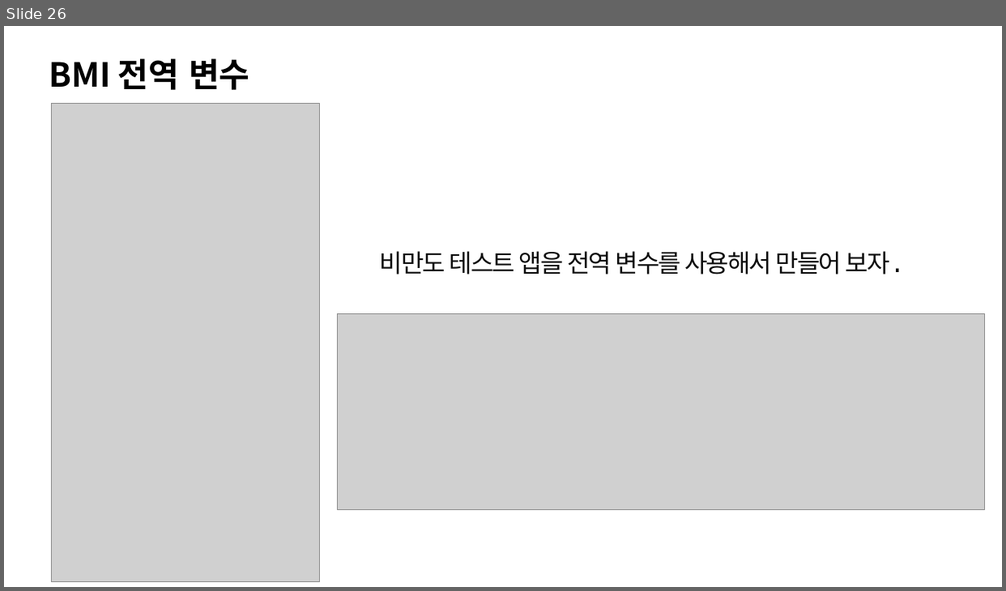
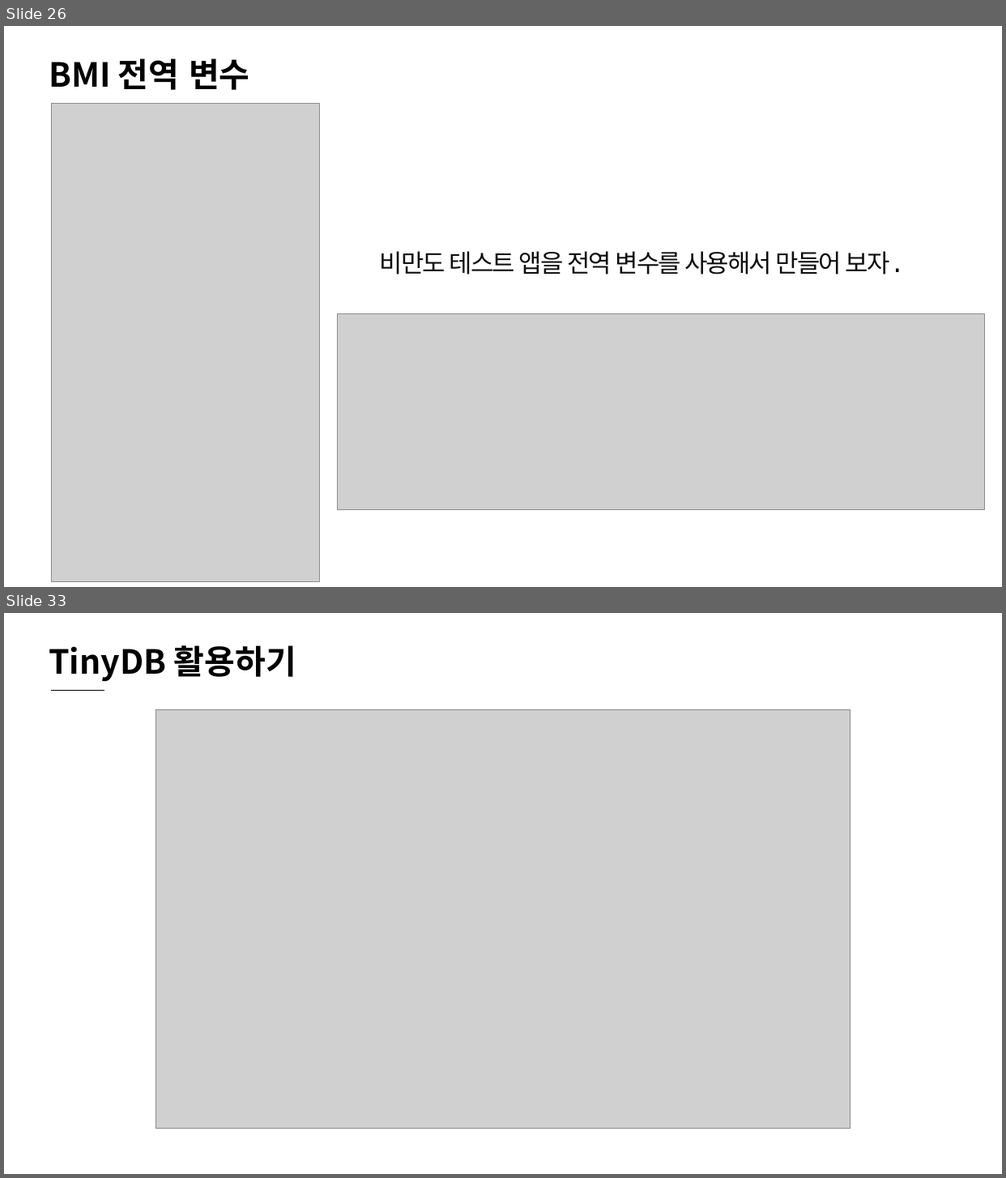
Before and after one commit to sky7th/Kodular, a slide deck: Kodular 기초.pptx. Shown one above the other, each under a label of ours: slide 26 before the commit, slides 26 and 33 after it; the slides between them are not shown. The pictures are 1006x591 and 1006x1178 pixels, drawn with LibreOffice and Linux fonts; fonts in the diff are those of the drawing; grey boxes stand for pictures. Boxes give left, top, right and bottom in pixels: in the first picture for what was removed or moved away, otherwise in the second. Text is boxed around its words. In the diff, an @@ line names an element or a change of style, - is before the commit and + after.

```diff
--- a/Kodular 기초.pptx
+++ b/Kodular 기초.pptx
@@ slide 33 added at (4,613,1002,1174), background #FFFFFF @@
@@ text added at (49,645,296,682), 32 pt, text #000000, bold @@
+TinyDB 활용하기
@@ line added from (51, 690) to (104, 690), #000000 0.5 pt @@
@@ picture added at (156,709,850,1129) @@
```
Also in this commit, not shown: 20 other slides added, 6 other files.
